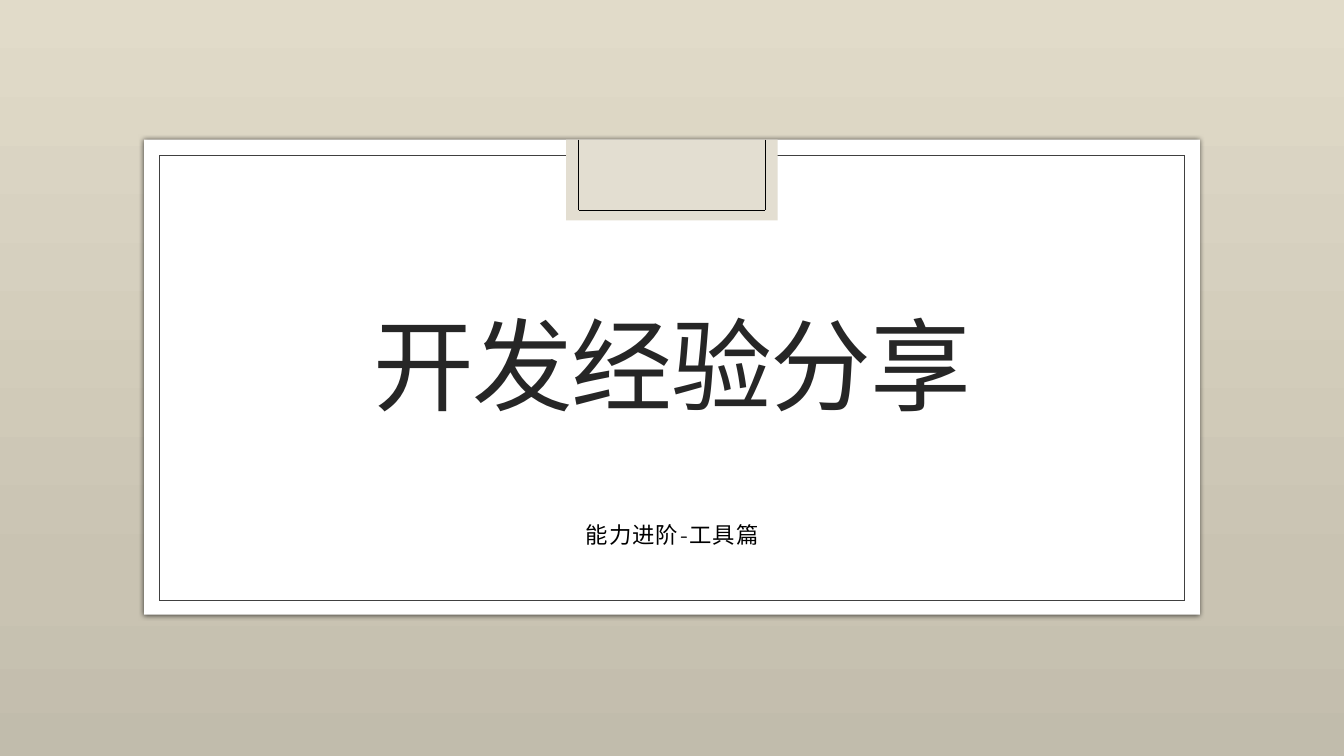
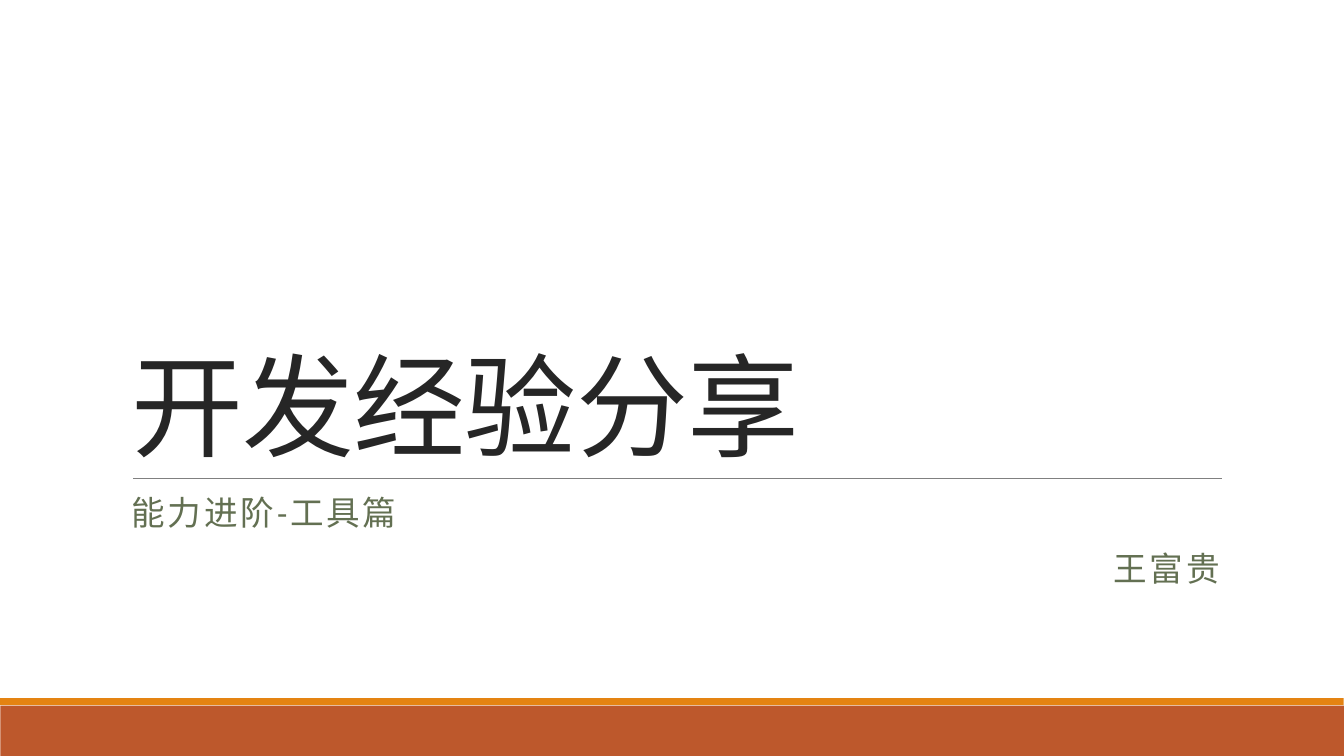
Before and after one commit to xhu218/HelloWorld, a slide deck: slide 1 of MyCProgram/周会PPT/开发经验分享.pptx. Drawn at 1344x756 pixels with LibreOffice and Linux fonts; fonts in the diff are those of the drawing; background and template pictures are left out. Boxes give left, top, right and bottom in pixels: in the first picture for what was removed or moved away, otherwise in the second. Text is boxed around its words. In the diff, an @@ line names an element or a change of style, - is before the commit and + after.

```diff
--- a/MyCProgram/周会PPT/开发经验分享.pptx
+++ b/MyCProgram/周会PPT/开发经验分享.pptx
@@ background picture (left out) to #FFFFFF @@
@@ title "开发经验分享": place and size @@
-title "开发经验分享" at <box>373,317,971,412</box>
+title "开发经验分享" at <box>131,353,800,457</box>
@@ title "开发经验分享" at <box>131,353,800,457</box>: size 72 to 80 pt, font Quicksand to Calibri, letter spacing -1 to -0.5 pt; alignment centre to left; line spacing 0.83 to 0.85; vertical alignment middle to bottom @@
@@ rectangle removed at <box>144,140,1200,615</box> @@
@@ rectangle removed at <box>567,140,778,221</box> @@
@@ line removed from (579, 140) to (579, 211) @@
@@ line removed from (765, 140) to (765, 211) @@
@@ rectangle removed at <box>159,155,1185,600</box> @@
@@ line removed from (579, 211) to (765, 211) @@
@@ line added from (133, 479) to (1222, 479), #808080 0.5 pt @@
@@ subtitle "能力进阶-工具篇": place and size @@
-subtitle "能力进阶-工具篇" at <box>586,524,759,545</box>
+subtitle "能力进阶-工具篇" at <box>131,496,1220,584</box>
@@ subtitle at <box>131,496,396,528</box>: size 16 to 24 pt, font Quicksand to Calibri, text colour #000000 to #637052, letter spacing 0.8 to 2 pt in "能力进阶-工具篇"; alignment centre to left; line spacing 1 to 0.9; more space between paragraphs @@
@@ subtitle at <box>1114,552,1220,584</box>: paragraph added @@
+王富贵
@@ rectangle added at <box>0,706,1344,756</box>, fill #BD582C @@
@@ rectangle added at <box>0,699,1344,706</box>, fill #E48312 @@
```
Also in this commit, not shown: 1 other slide changed, 6 slides added, 1 slide removed.
